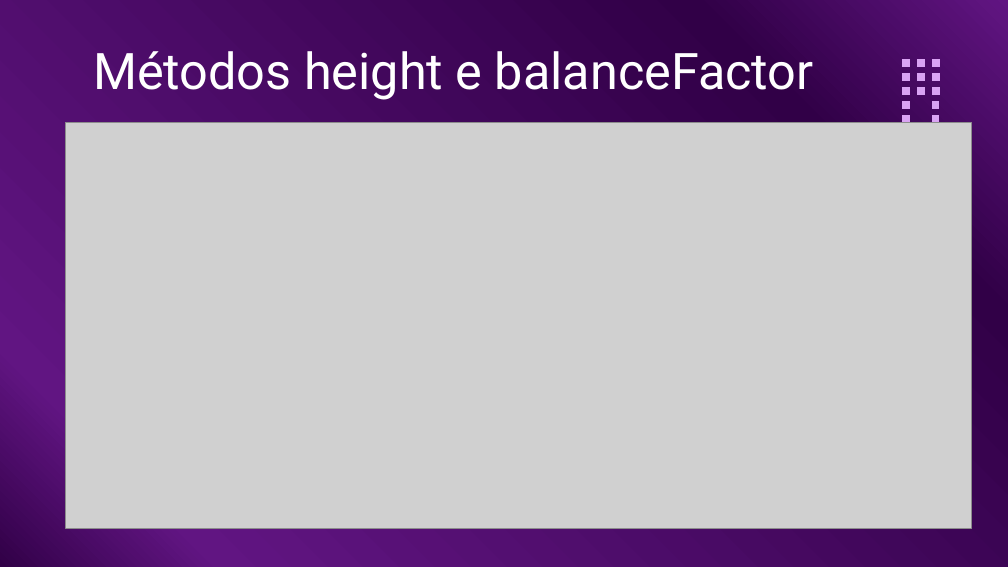
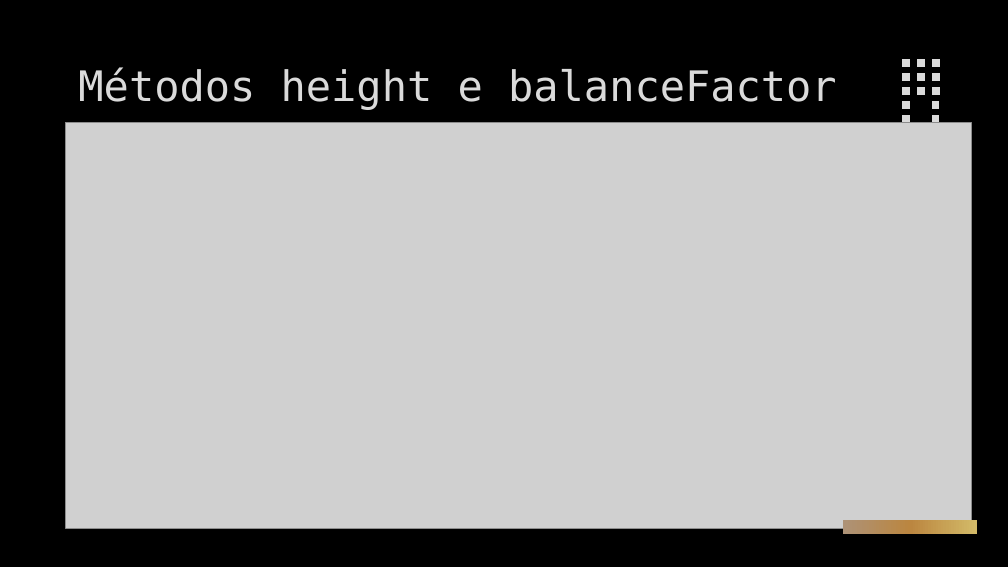
Before and after one commit to henriksson666/Algorithms-and-Data-Structures, a slide deck: slide 5 of Data Structures/src/AVL Tree.pptx. Drawn at 1008x567 pixels with LibreOffice and Linux fonts; fonts in the diff are those of the drawing; grey boxes stand for pictures; background and template pictures are left out. Boxes give left, top, right and bottom in pixels: in the first picture for what was removed or moved away, otherwise in the second. Text is boxed around its words. In the diff, an @@ line names an element or a change of style, - is before the commit and + after.

```diff
--- a/Data Structures/src/AVL Tree.pptx
+++ b/Data Structures/src/AVL Tree.pptx
@@ background gradient #310047 to #611582 to picture (left out) @@
@@ title "Métodos height e balanceFactor": place and size @@
-title "Métodos height e balanceFactor" at [93, 51, 814, 100]
+title "Métodos height e balanceFactor" at [78, 67, 837, 110]
@@ title "Métodos height e balanceFactor" at [78, 67, 837, 110]: size 36 to 30 pt, font Roboto to DejaVu Sans Mono, text colour #FFFFFF to #DADADA, letter outline none to #404040 0.75 pt @@
@@ fill #D9A3F3 to #DADADA in 13 elements at [932, 115, 939, 122], [932, 101, 939, 108], [932, 88, 940, 95], [932, 74, 940, 81], [932, 60, 940, 67], [917, 88, 925, 95], [917, 74, 925, 81], [917, 60, 925, 67], [902, 115, 909, 122], [902, 101, 909, 108], [902, 88, 909, 95], [902, 74, 910, 81], [902, 60, 910, 67] @@
@@ freeform shape added at [843, 519, 977, 534], fill gradient #D3BA68 to #BB8640 to #AD9277 @@
```
Also in this commit, not shown: 7 other slides changed, 3 slides added, 2 slides removed, 1 other file.
